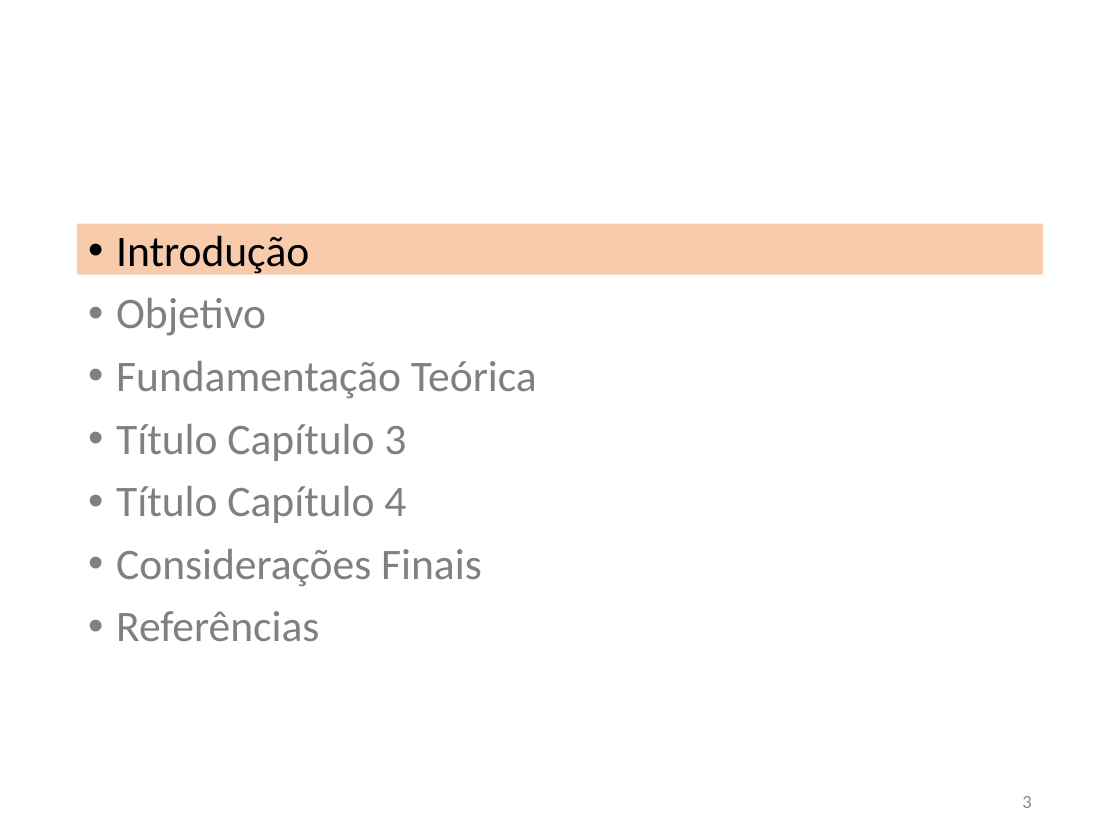
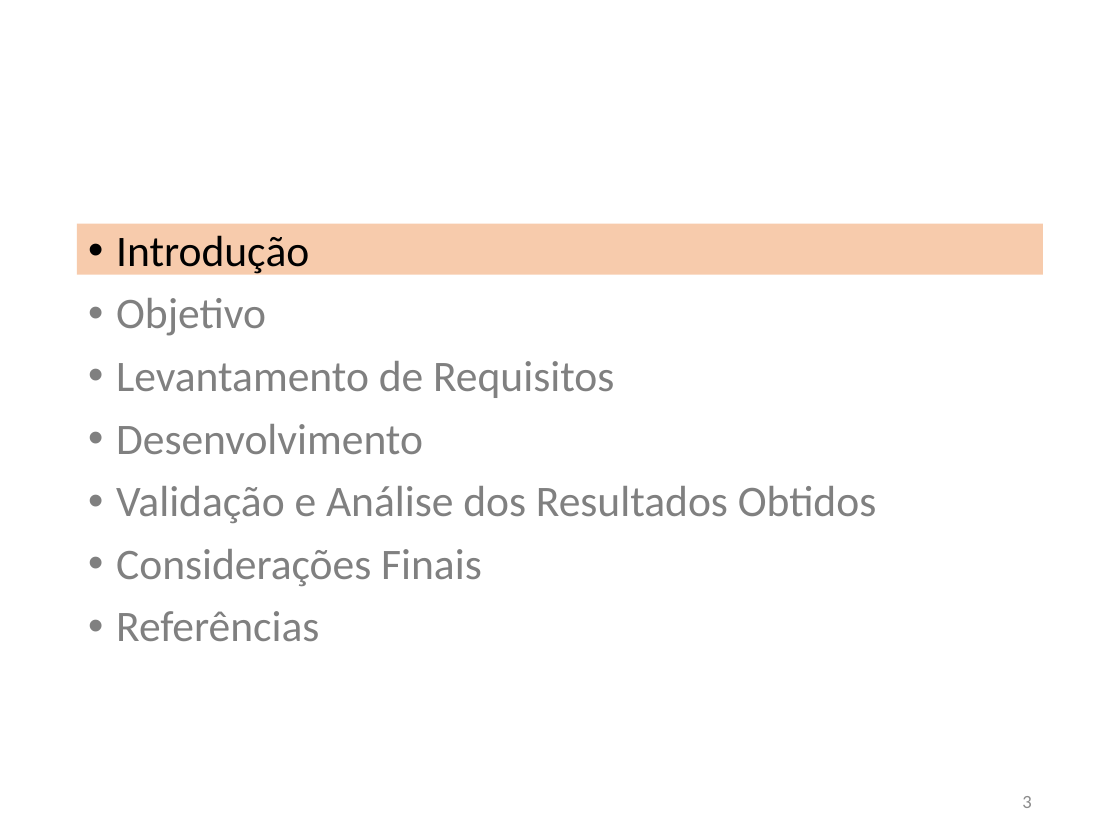
Before and after one commit to JoaoVFG/documentacaoTG, a slide deck: slide 3 of APRESENTAÇÃO JOAO VITOR.pptx. Drawn at 1120x840 pixels with LibreOffice and Linux fonts; fonts in the diff are those of the drawing. Boxes give left, top, right and bottom in pixels: in the first picture for what was removed or moved away, otherwise in the second. Text is boxed around its words. In the diff, an @@ line names an element or a change of style, - is before the commit and + after.

```diff
--- a/APRESENTAÇÃO JOAO VITOR.pptx
+++ b/APRESENTAÇÃO JOAO VITOR.pptx
@@ text at [116, 361, 876, 523]: text changed @@
-• Fundamentação Teórica
-• Título Capítulo 3
-• Título Capítulo 4
+• Levantamento de Requisitos
+• Desenvolvimento
+• Validação e Análise dos Resultados Obtidos
```
Also in this commit, not shown: 12 other slides changed, 3 slides removed, 6 other files.
